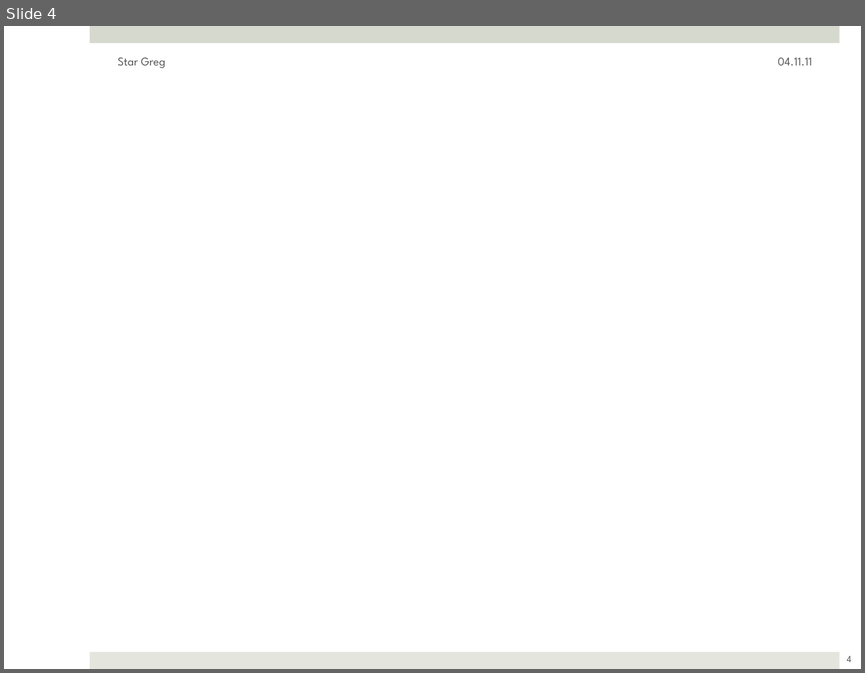
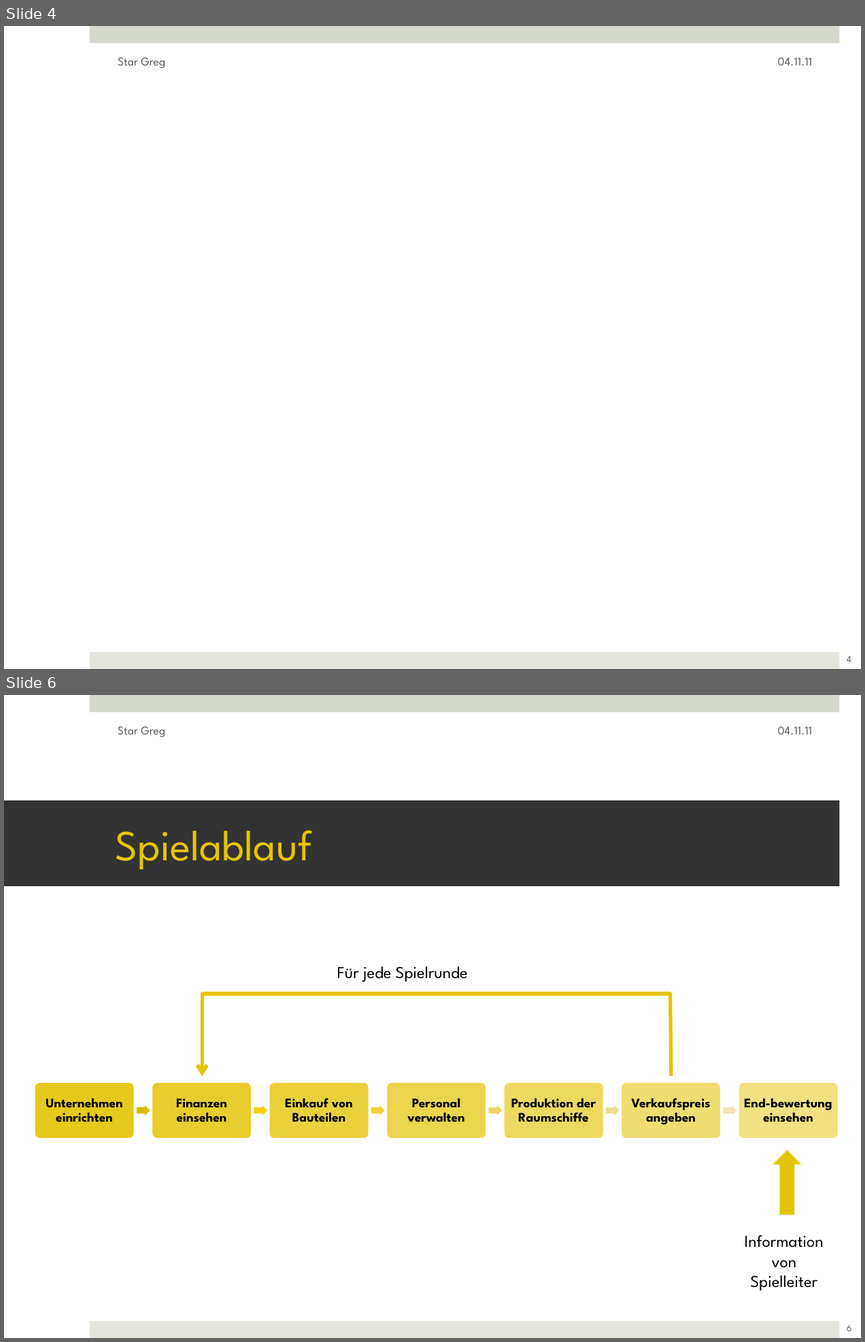
Before and after one commit to ftes/stargreg, a slide deck: 70 Praesentation/30 StarGreg Julia.pptx. Shown one above the other, each under a label of ours: slide 4 before the commit, slides 4 and 6 after it; the slides between them are not shown. The pictures are 865x673 and 865x1342 pixels, drawn with LibreOffice and Linux fonts; fonts in the diff are those of the drawing. Boxes give left, top, right and bottom in pixels: in the first picture for what was removed or moved away, otherwise in the second. Text is boxed around its words. In the diff, an @@ line names an element or a change of style, - is before the commit and + after.

```diff
--- a/70 Praesentation/30 StarGreg Julia.pptx
+++ b/70 Praesentation/30 StarGreg Julia.pptx
@@ slide 6 added at box(4, 695, 861, 1338), background #FFFFFF; not listed: 2 template elements that a slide beside it also shows @@
@@ text added at box(118, 726, 165, 737), 10 pt, text #595959 @@
+Star Greg
@@ text added at box(778, 726, 813, 734), 10 pt, text #595959 @@
+04.11.11
@@ title added at box(4, 800, 839, 886), fill #333333, 36 pt, text #E4C402 @@
+Spielablauf
@@ group added at box(202, 966, 670, 1076): 2 lines, 1 arrow, 1 text @@
+Für jede Spielrunde
@@ group added at box(34, 1081, 838, 1139): 7 rounded rectangles, 7 texts, 6 right arrows @@
+Unternehmen einrichten
+Finanzen einsehen
+Einkauf von Bauteilen
+Personal verwalten
+Produktion der Raumschiffe
+Verkaufspreis angeben
+End-bewertung einsehen
@@ up arrow added at box(770, 1149, 804, 1215), fill #E4C402, outline #FFFFFF 2 pt @@
@@ text added at box(745, 1235, 823, 1290), 14 pt, text #000000 @@
+Information von Spielleiter
@@ page number added at box(847, 1325, 852, 1331), 8 pt, text #595959 @@
+6
```
Also in this commit, not shown: 8 slides changed.
